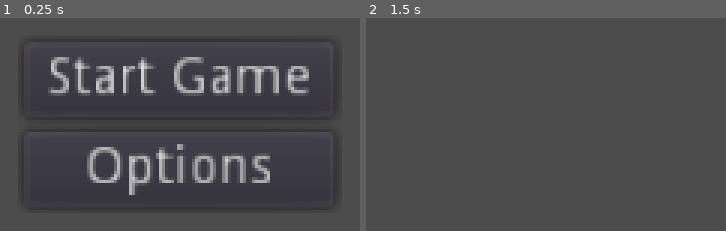
Above: before the commit, frames 1-2 (left to right).
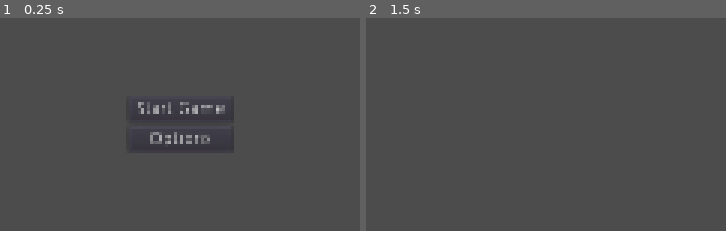
Above: after the commit, the same moments.

Repository: JestemStefan/GodotWildJam34-Towtreck
Game: Godot game, scene res://Menu/MainMenu.tscn
Two runs of this game, one before a commit and one after it. Both use one fixed random seed, a clock stepped at 60 frames per second and the inputs below.
Inputs (mouse positions are in pixels of both pictures, inside the frame that each line leads up to):
- Up to frame 1 (0.25 s): no input
- Up to frame 2 (1.5 s): click "Start Game" at 0.5 s; tap Enter at 1.25 s; move the mouse to (outside the picture) at 1.27 s; hold End (ui_end) from 1.28 s (still down); click (outside the picture) at 1.42 s

The runs differ from the first frame. In frame 1, 9.1% of the frame differs, in the area x 14-86%, y 18-84%; in frame 2, nothing differs.

Commit message:
Planets: Planet generation + growing and shrinking

Diff:
--- /dev/null
+++ b/Scenes/TestLevels/Test_Space.tscn
@@ -0,0 +1,9 @@
+[gd_scene load_steps=2 format=2]
+
+[ext_resource path="res://src/Test_SolarSystem.gd" type="Script" id=1]
+
+[node name="Test_Space" type="Spatial"]
+script = ExtResource( 1 )
+
+[node name="Camera" type="Camera" parent="."]
+transform = Transform( 1, 0, 0, 0, 1, 0, 0, 0, 1, 0, 0, 12.6913 )
--- /dev/null
+++ b/art/planet/CloudMaterial.tres
@@ -0,0 +1,79 @@
+[gd_resource type="ShaderMaterial" load_steps=9 format=2]
+
+[sub_resource type="OpenSimplexNoise" id=1]
+seed = 6
+octaves = 5
+period = 24.7
+persistence = 0.575
+
+[sub_resource type="NoiseTexture" id=2]
+seamless = true
+noise = SubResource( 1 )
+
+[sub_resource type="VisualShaderNodeTexture" id=3]
+texture = SubResource( 2 )
+
+[sub_resource type="Gradient" id=9]
+offsets = PoolRealArray( 0.496136, 0.57187, 0.704791 )
+colors = PoolColorArray( 0, 0, 0, 1, 0.578125, 0.578125, 0.578125, 1, 1, 1, 1, 1 )
+
+[sub_resource type="GradientTexture" id=10]
+gradient = SubResource( 9 )
+
+[sub_resource type="VisualShaderNodeTexture" id=6]
+output_port_for_preview = 0
+texture = SubResource( 10 )
+
+[sub_resource type="VisualShaderNodeInput" id=7]
+input_name = "uv"
+
+[sub_resource type="VisualShader" id=8]
+code = "shader_type spatial;
+render_mode specular_schlick_ggx;
+
+uniform sampler2D tex_frg_2;
+uniform sampler2D tex_frg_3;
+
+
+
+void vertex() {
+// Output:0
+
+}
+
+void fragment() {
+// Input:4
+	vec3 n_out4p0 = vec3(UV, 0.0);
+
+// Texture:2
+	vec4 tex_frg_2_read = texture(tex_frg_2, n_out4p0.xy);
+	vec3 n_out2p0 = tex_frg_2_read.rgb;
+	float n_out2p1 = tex_frg_2_read.a;
+
+// Texture:3
+	vec4 tex_frg_3_read = texture(tex_frg_3, n_out2p0.xy);
+	vec3 n_out3p0 = tex_frg_3_read.rgb;
+	float n_out3p1 = tex_frg_3_read.a;
+
+// Output:0
+	ALPHA = dot(n_out3p0, vec3(0.333333, 0.333333, 0.333333));
+
+}
+
+void light() {
+// Output:0
+
+}
+"
+graph_offset = Vector2( -531, 32.9236 )
+nodes/fragment/0/position = Vector2( 320, 160 )
+nodes/fragment/2/node = SubResource( 3 )
+nodes/fragment/2/position = Vector2( -160, 100 )
+nodes/fragment/3/node = SubResource( 6 )
+nodes/fragment/3/position = Vector2( 80, 100 )
+nodes/fragment/4/node = SubResource( 7 )
+nodes/fragment/4/position = Vector2( -380, 200 )
+nodes/fragment/connections = PoolIntArray( 2, 0, 3, 0, 4, 0, 2, 0, 3, 0, 0, 1 )
+
+[resource]
+shader = SubResource( 8 )
--- /dev/null
+++ b/art/planet/PlanetMaterial.tres
@@ -0,0 +1,116 @@
+[gd_resource type="ShaderMaterial" load_steps=13 format=2]
+
+[ext_resource path="res://art/planet/Planet_surface_gragient.tres" type="Gradient" id=1]
+
+[sub_resource type="VisualShaderNodeTextureUniform" id=1]
+uniform_name = "TextureUniform"
+
+[sub_resource type="VisualShaderNodeInput" id=2]
+input_name = "uv"
+
+[sub_resource type="VisualShaderNodeTextureUniform" id=3]
+uniform_name = "TextureUniform2"
+
+[sub_resource type="VisualShaderNodeScalarOp" id=4]
+default_input_values = [ 0, 0.0, 1, 2.0 ]
+operator = 5
+
+[sub_resource type="Gradient" id=5]
+offsets = PoolRealArray( 0.242658, 0.253478 )
+colors = PoolColorArray( 1, 1, 1, 1, 0, 0, 0, 1 )
+
+[sub_resource type="GradientTexture" id=6]
+gradient = SubResource( 5 )
+
+[sub_resource type="VisualShaderNodeTexture" id=7]
+texture = SubResource( 6 )
+
+[sub_resource type="VisualShader" id=8]
+code = "shader_type spatial;
+render_mode specular_schlick_ggx;
+
+uniform sampler2D TextureUniform;
+uniform sampler2D TextureUniform2;
+uniform sampler2D tex_frg_6;
+
+
+
+void vertex() {
+// Output:0
+
+}
+
+void fragment() {
+// Input:3
+	vec3 n_out3p0 = vec3(UV, 0.0);
+
+// TextureUniform:2
+	vec3 n_out2p0;
+	float n_out2p1;
+	{
+		vec4 n_tex_read = texture(TextureUniform, n_out3p0.xy);
+		n_out2p0 = n_tex_read.rgb;
+		n_out2p1 = n_tex_read.a;
+	}
+
+// ScalarOp:5
+	float n_in5p1 = 2.00000;
+	float n_out5p0 = pow(dot(n_out2p0, vec3(0.333333, 0.333333, 0.333333)), n_in5p1);
+
+// TextureUniform:4
+	vec3 n_out4p0;
+	float n_out4p1;
+	{
+		vec4 n_tex_read = texture(TextureUniform2, vec3(n_out5p0).xy);
+		n_out4p0 = n_tex_read.rgb;
+		n_out4p1 = n_tex_read.a;
+	}
+
+// Texture:6
+	vec4 tex_frg_6_read = texture(tex_frg_6, vec3(n_out5p0).xy);
+	vec3 n_out6p0 = tex_frg_6_read.rgb;
+	float n_out6p1 = tex_frg_6_read.a;
+
+// Output:0
+	ALBEDO = n_out4p0;
+	ROUGHNESS = dot(n_out6p0, vec3(0.333333, 0.333333, 0.333333));
+
+}
+
+void light() {
+// Output:0
+
+}
+"
+graph_offset = Vector2( -715, 158 )
+nodes/fragment/2/node = SubResource( 1 )
+nodes/fragment/2/position = Vector2( -400, 240 )
+nodes/fragment/3/node = SubResource( 2 )
+nodes/fragment/3/position = Vector2( -660, 260 )
+nodes/fragment/4/node = SubResource( 3 )
+nodes/fragment/4/position = Vector2( 140, 180 )
+nodes/fragment/5/node = SubResource( 4 )
+nodes/fragment/5/position = Vector2( -160, 240 )
+nodes/fragment/6/node = SubResource( 7 )
+nodes/fragment/6/position = Vector2( 120, 400 )
+nodes/fragment/connections = PoolIntArray( 3, 0, 2, 0, 4, 0, 0, 0, 2, 0, 5, 0, 5, 0, 4, 0, 5, 0, 6, 0, 6, 0, 0, 3 )
+
+[sub_resource type="OpenSimplexNoise" id=9]
+seed = 4
+octaves = 5
+period = 107.8
+persistence = 0.665
+
+[sub_resource type="NoiseTexture" id=10]
+width = 1024
+height = 1024
+seamless = true
+noise = SubResource( 9 )
+
+[sub_resource type="GradientTexture" id=11]
+gradient = ExtResource( 1 )
+
+[resource]
+shader = SubResource( 8 )
+shader_param/TextureUniform = SubResource( 10 )
+shader_param/TextureUniform2 = SubResource( 11 )
--- /dev/null
+++ b/art/planet/Planet_surface_gragient.tres
@@ -0,0 +1,5 @@
+[gd_resource type="Gradient" format=2]
+
+[resource]
+offsets = PoolRealArray( 0.102, 0.170692, 0.193237, 0.247987, 0.26409, 0.272142, 0.353752 )
+colors = PoolColorArray( 1, 1, 1, 1, 0.527344, 0.33371, 0, 1, 0.0512695, 0.410156, 0, 1, 0.059082, 0.472656, 0, 1, 0.96875, 1, 0, 1, 0, 0.359039, 0.707031, 1, 0, 0.180511, 0.355469, 1 )
--- /dev/null
+++ b/art/planet/Planet_v1.tscn
@@ -0,0 +1,23 @@
+[gd_scene load_steps=6 format=2]
+
+[ext_resource path="res://art/planet/CloudMaterial.tres" type="Material" id=1]
+[ext_resource path="res://art/planet/PlanetMaterial.tres" type="Material" id=2]
+[ext_resource path="res://src/Test_Planet.gd" type="Script" id=3]
+
+[sub_resource type="SphereMesh" id=1]
+
+[sub_resource type="SphereMesh" id=2]
+material = ExtResource( 1 )
+radius = 1.01
+height = 2.02
+
+[node name="Planet_v1" type="Spatial"]
+script = ExtResource( 3 )
+
+[node name="PlanetsSurface" type="MeshInstance" parent="."]
+mesh = SubResource( 1 )
+material/0 = ExtResource( 2 )
+
+[node name="Clouds" type="MeshInstance" parent="."]
+mesh = SubResource( 2 )
+material/0 = null
--- a/project.godot
+++ b/project.godot
@@ -10,6 +10,11 @@
 
 _global_script_classes=[ {
 "base": "Spatial",
+"class": "Planet",
+"language": "GDScript",
+"path": "res://src/Test_Planet.gd"
+}, {
+"base": "Spatial",
 "class": "State",
 "language": "GDScript",
 "path": "res://StateMachine/State.gd"
@@ -20,6 +25,7 @@
 "path": "res://StateMachine/StateMachine.gd"
 } ]
 _global_script_class_icons={
+"Planet": "",
 "State": "",
 "StateMachine": ""
 }
@@ -34,7 +40,6 @@
 
 window/size/width=1920
 window/size/height=1080
-window/stretch/shrink=3.0
 
 [importer_defaults]
 
--- /dev/null
+++ b/src/Test_Planet.gd
@@ -0,0 +1,33 @@
+extends Spatial
+class_name Planet
+
+# Planet stats
+var planet_weight: float = 1
+
+
+func _ready():
+	update_size()
+
+
+func _process(delta):
+	$PlanetsSurface.rotate_y(0.1 * delta)
+	$Clouds.rotate_y(0.2 * delta)
+
+
+func grow_planet():
+	planet_weight += 0.5 + (planet_weight * 0.01)
+	update_size()
+
+
+func shrink_planet():
+	planet_weight -= 0.5 + (planet_weight * 0.01)
+	update_size()
+
+
+func update_size():
+	if planet_weight > 1:
+		self.scale = Vector3.ONE * (pow(0.75 * planet_weight, 0.3))
+
+	else:
+		planet_weight = 1
+		self.scale = Vector3.ONE
--- /dev/null
+++ b/src/Test_SolarSystem.gd
@@ -0,0 +1,19 @@
+extends Spatial
+
+onready var planet_instance = preload("res://art/planet/Planet_v1.tscn")
+
+var planet: Planet
+
+# Called when the node enters the scene tree for the first time.
+func _ready():
+	planet = planet_instance.instance()
+	add_child(planet)
+
+
+func _process(delta):
+	#planet_weight *= sqrt(1.01)
+	if Input.is_action_pressed("ui_home"):
+		planet.grow_planet()
+
+	if Input.is_action_pressed("ui_end"):
+		planet.shrink_planet()
Not shown, added: art/planet/Planet_Mesh.mtl
Not shown, added: art/planet/Planet_Mesh.obj
Not shown, added: art/planet/Planet_Mesh.obj.import
